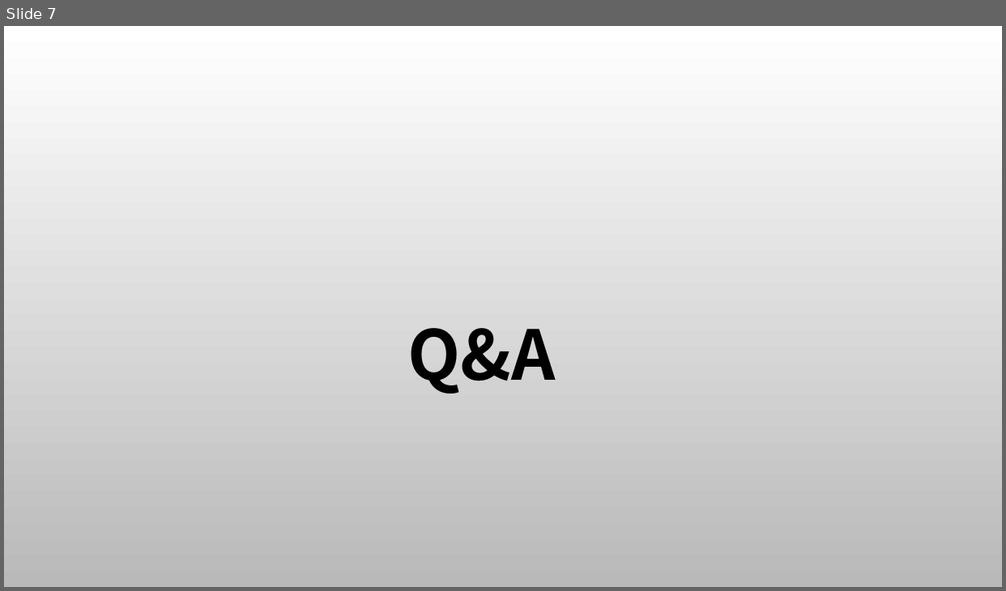
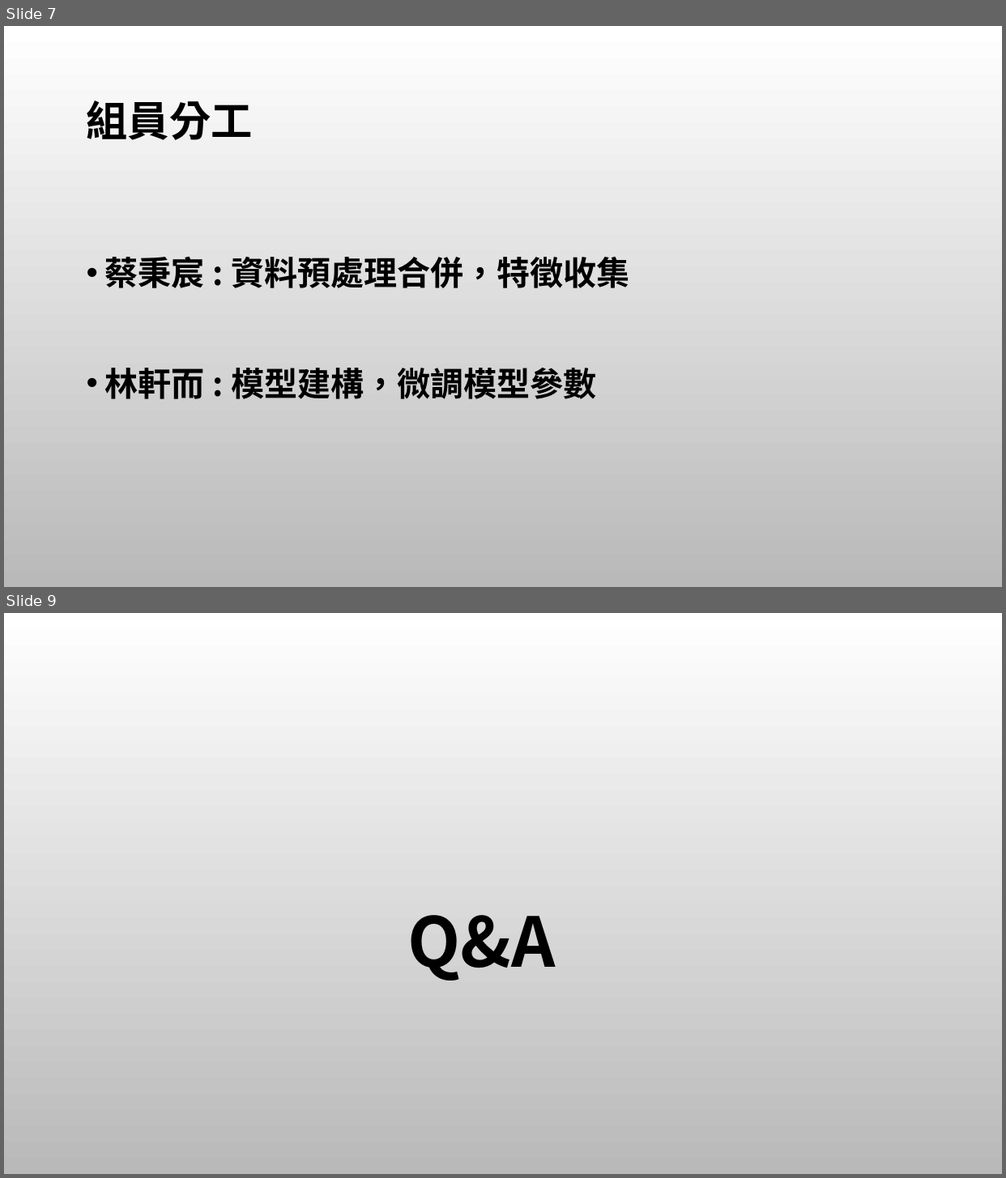
Before and after one commit to tping812/108-NN-homework2, a slide deck: M10715079/KDD期末報告-Sidekick Power.pptx. Shown one above the other, each under a label of ours: slide 7 before the commit, slides 7 and 9 after it; the slides between them are not shown. The pictures are 1006x591 and 1006x1178 pixels, drawn with LibreOffice and Linux fonts; fonts in the diff are those of the drawing; background and template pictures are left out. Boxes give left, top, right and bottom in pixels: in the first picture for what was removed or moved away, otherwise in the second. Text is boxed around its words. In the diff, an @@ line names an element or a change of style, - is before the commit and + after.

```diff
--- a/M10715079/KDD期末報告-Sidekick Power.pptx
+++ b/M10715079/KDD期末報告-Sidekick Power.pptx
@@ slide 7 added at box(4, 26, 1002, 587), background picture (left out) @@
@@ title added at box(87, 101, 253, 140), 40 pt, text #000000, bold @@
+組員分工
@@ text added at box(105, 257, 630, 399), 32 pt, text #000000, bold @@
+• 蔡秉宸 : 資料預處理合併，特徵收集
+• 林軒而 : 模型建構，微調模型參數
@@ what was slide 7 is now slide 9 @@
```
Also in this commit, not shown: 4 slides changed, 1 other slide added.
